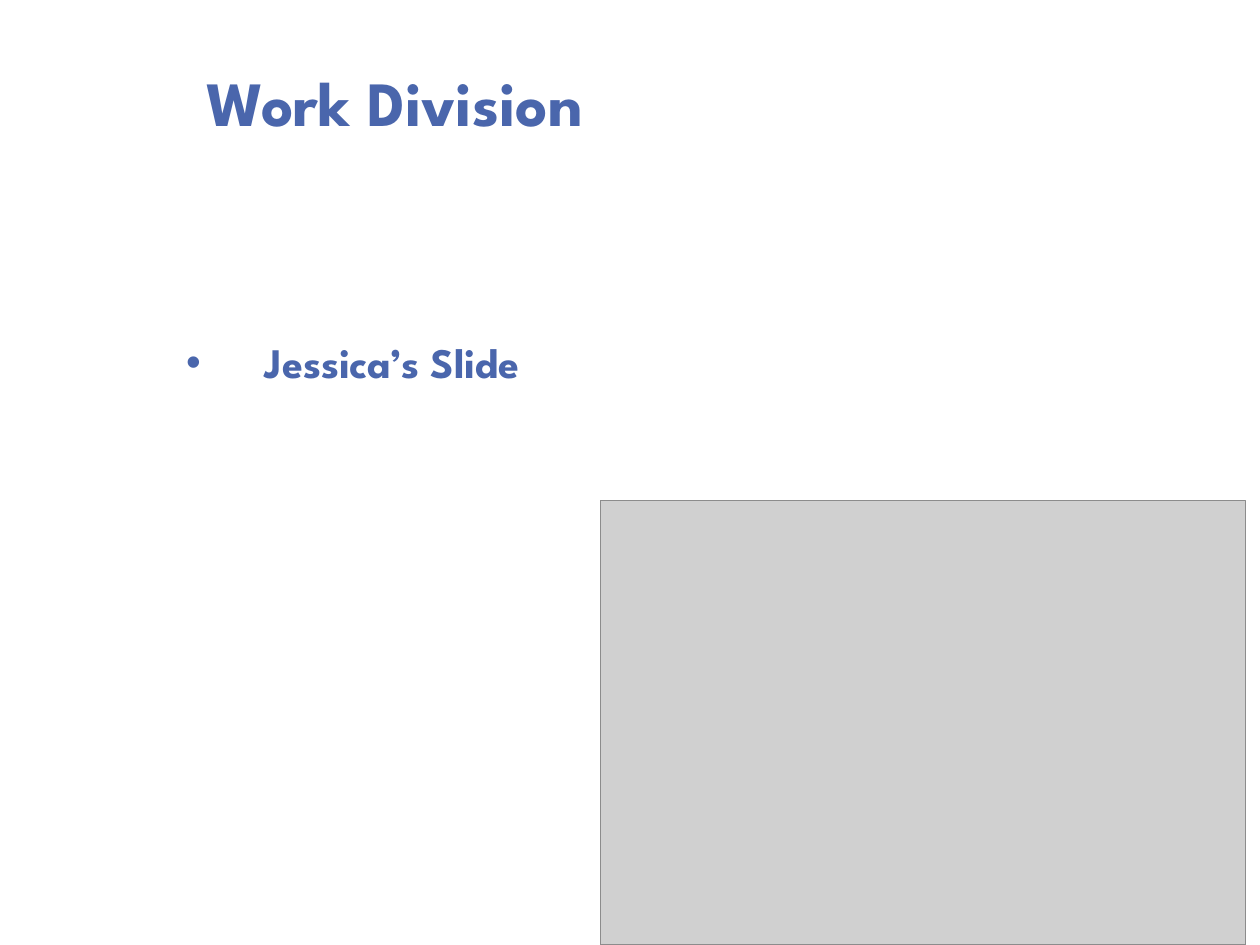
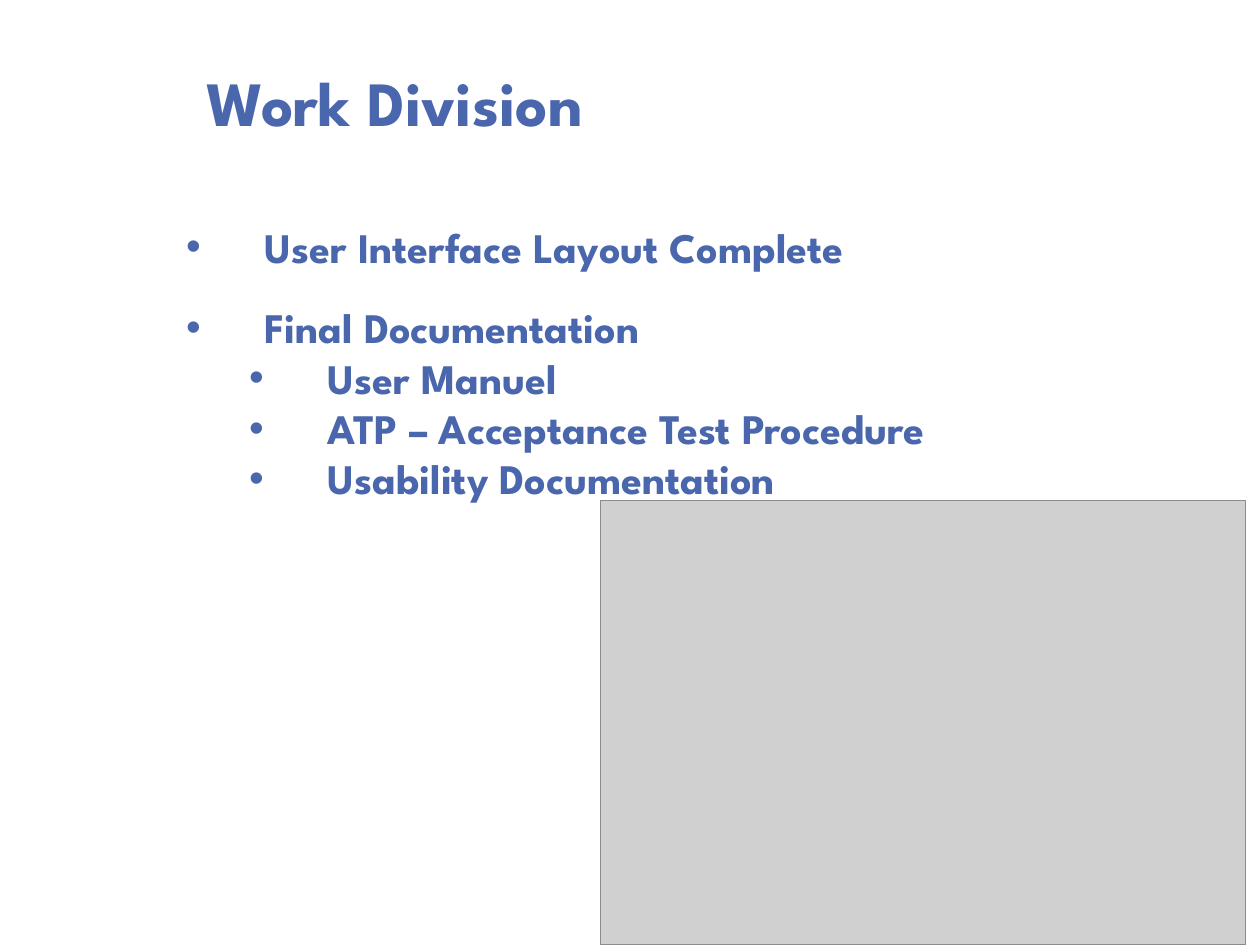
Before and after one commit to psengelke/linphone-android-group-chat, a slide deck: slide 7 of Project Documentation/Demos/Demo 04/Demo 04.pptx. Drawn at 1260x945 pixels with LibreOffice and Linux fonts; fonts in the diff are those of the drawing; grey boxes stand for pictures; background and template pictures are left out. Boxes give left, top, right and bottom in pixels: in the first picture for what was removed or moved away, otherwise in the second. Text is boxed around its words. In the diff, an @@ line names an element or a change of style, - is before the commit and + after.

Commit message:
Demo

```diff
--- a/Project Documentation/Demos/Demo 04/Demo 04.pptx
+++ b/Project Documentation/Demos/Demo 04/Demo 04.pptx
@@ text at box(265, 233, 924, 507): text changed @@
-• Jessica’s Slide
+• User Interface Layout Complete
+• Final Documentation
+  • User Manuel
+  • ATP – Acceptance Test Procedure
+  • Usability Documentation
```
